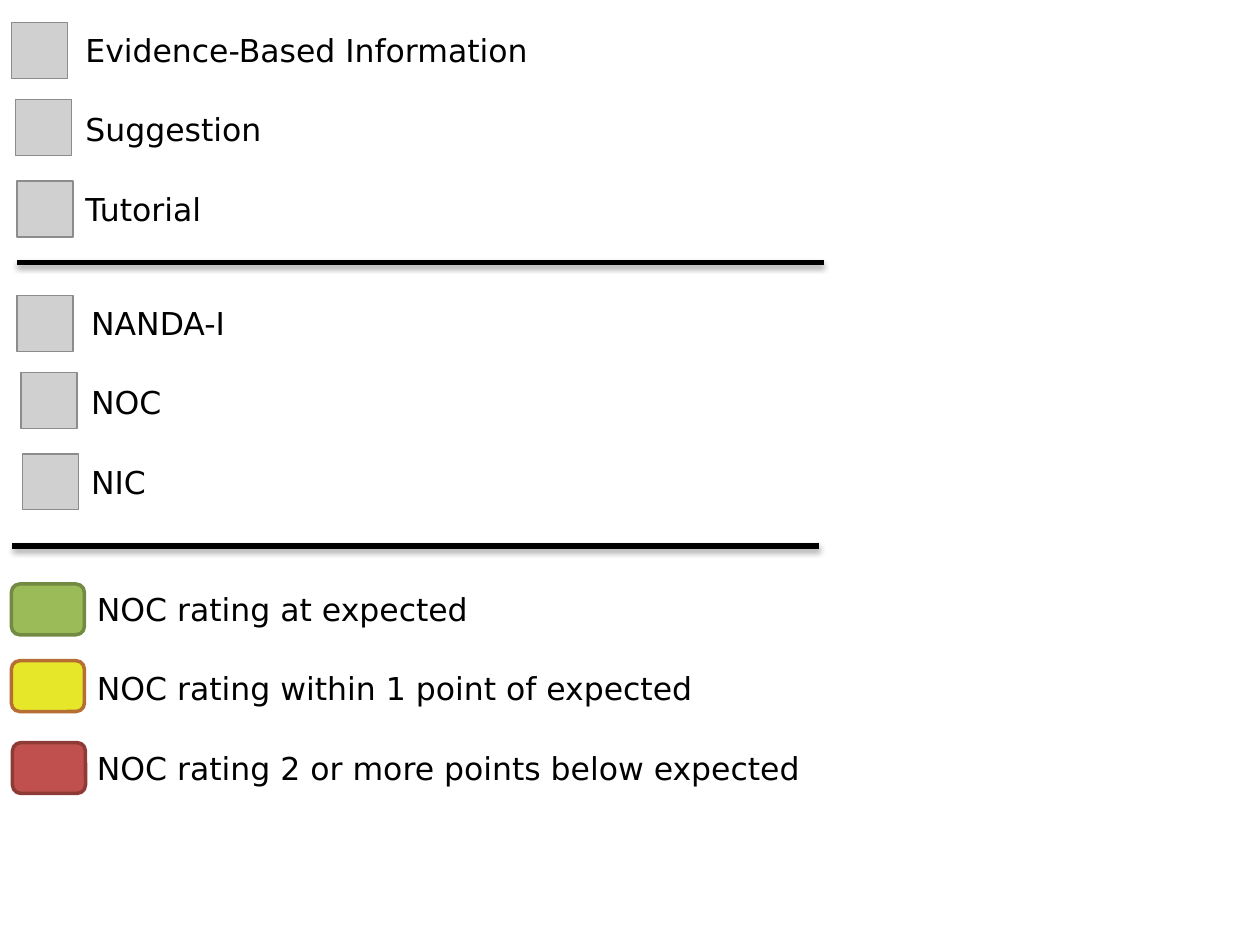
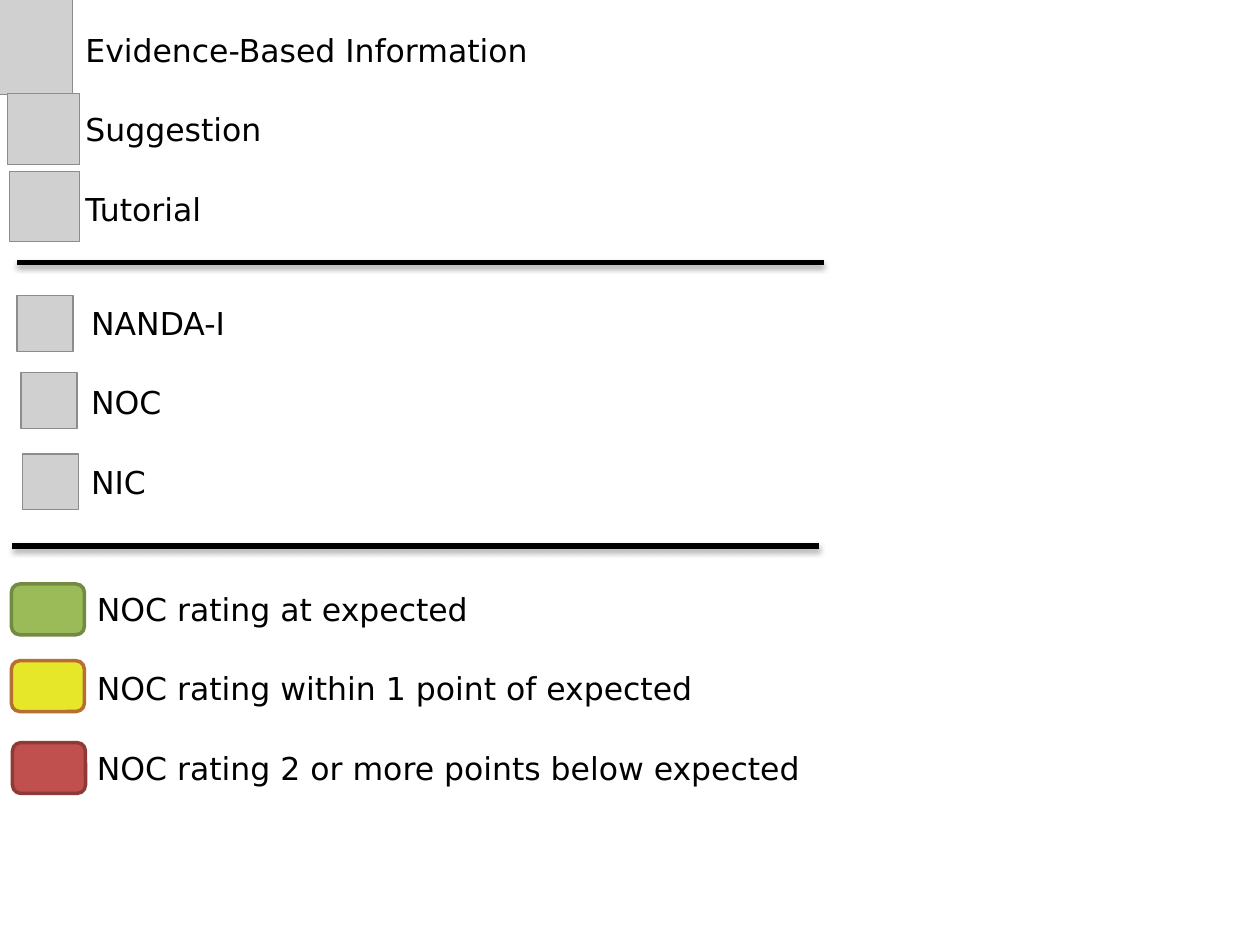
Before and after one commit to kinshukg/febretpository, a slide deck: slide 6 of HANDS/trunk/data/Design.pptx (slide 5 before the commit). Drawn at 1260x945 pixels with LibreOffice and Linux fonts; fonts in the diff are those of the drawing; grey boxes stand for pictures. Boxes give left, top, right and bottom in pixels: in the first picture for what was removed or moved away, otherwise in the second. Text is boxed around its words. In the diff, an @@ line names an element or a change of style, - is before the commit and + after.

```diff
--- a/HANDS/trunk/data/Design.pptx
+++ b/HANDS/trunk/data/Design.pptx
@@ picture added at box(0, 0, 73, 94) @@
@@ picture removed at box(11, 23, 67, 78) @@
@@ picture: place and size @@
-picture at box(15, 100, 71, 155)
+picture at box(8, 93, 79, 165)
@@ picture: place and size @@
-picture at box(18, 181, 73, 237)
+picture at box(10, 171, 81, 242)
```
Also in this commit, not shown: 1 slide added, 20 other files.
